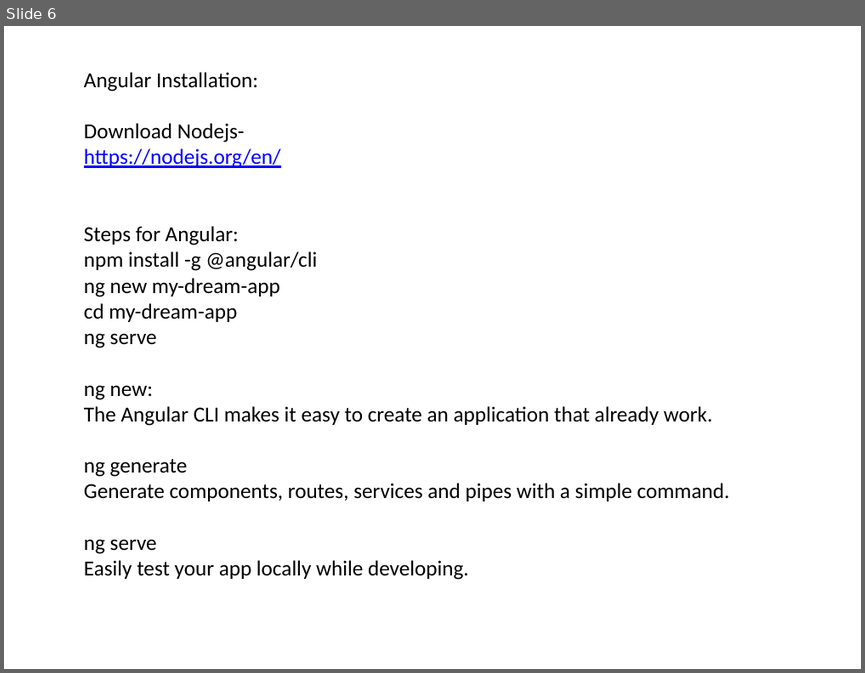
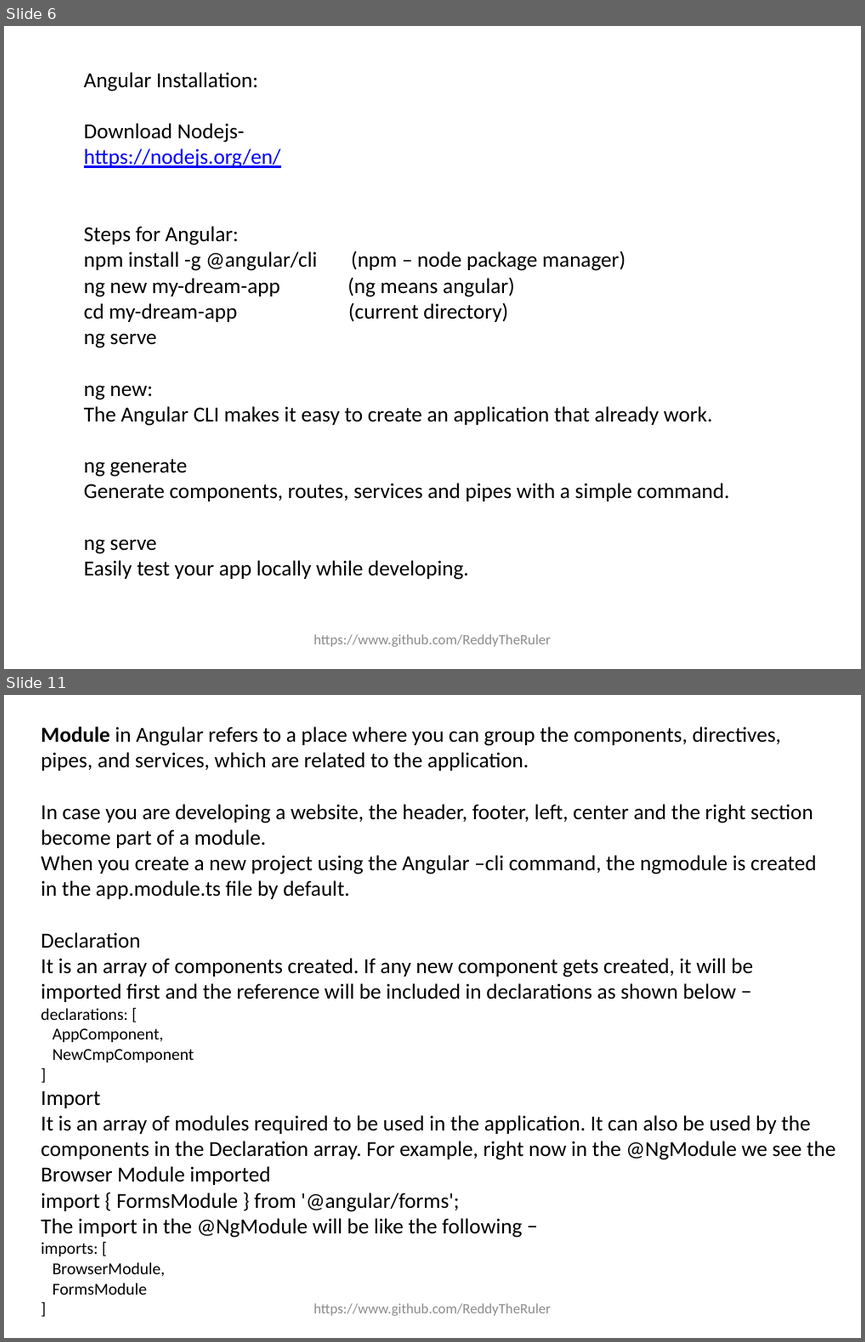
Before and after one commit to ReddyTheruler/Angular, a slide deck: Angular_PPT.pptx. Shown one above the other, each under a label of ours: slide 6 before the commit, slides 6 and 11 after it; the slides between them are not shown. The pictures are 865x673 and 865x1342 pixels, drawn with LibreOffice and Linux fonts; fonts in the diff are those of the drawing. Boxes give left, top, right and bottom in pixels: in the first picture for what was removed or moved away, otherwise in the second. Text is boxed around its words. In the diff, an @@ line names an element or a change of style, - is before the commit and + after.

```diff
--- a/Angular_PPT.pptx
+++ b/Angular_PPT.pptx
@@ slide 11 added at [4,695,861,1338], background #FFFFFF @@
@@ text added at [41,726,835,1294], 18 pt, text #000000 @@
+Module in Angular refers to a place where you can group the components, directives, pipes, and services, which are related to the application.
+In case you are developing a website, the header, footer, left, center and the right section become part of a module.
+When you create a new project using the Angular –cli command, the ngmodule is created in the app.module.ts file by default.
+Declaration
+It is an array of components created. If any new component gets created, it will be imported first and the reference will be included in declarations as shown below −
+declarations: [
+AppComponent,
+NewCmpComponent
+]
+Import
+It is an array of modules required to be used in the application. It can also be used by the components in the Declaration array. For example, right now in the @NgModule we see the Browser Module imported
+import { FormsModule } from '@angular/forms';
+The import in the @NgModule will be like the following −
+imports: [
+BrowserModule,
+FormsModule
+]
@@ text added at [313,1303,551,1315], 12 pt, text #8C8C8C @@
+https://www.github.com/ReddyTheRuler
@@ slide 6 changed as well @@
@@ text at [84,250,625,322]: text changed @@
-npm install -g @angular/cli
-ng new my-dream-app
-cd my-dream-app
+npm install -g @angular/cli (npm – node package manager)
+ng new my-dream-app (ng means angular)
+cd my-dream-app (current directory)
@@ text added at [313,634,551,646], 12 pt, text #8C8C8C @@
+https://www.github.com/ReddyTheRuler
```
Also in this commit, not shown: 20 other slides changed, 10 other slides added, 1 slide removed.
